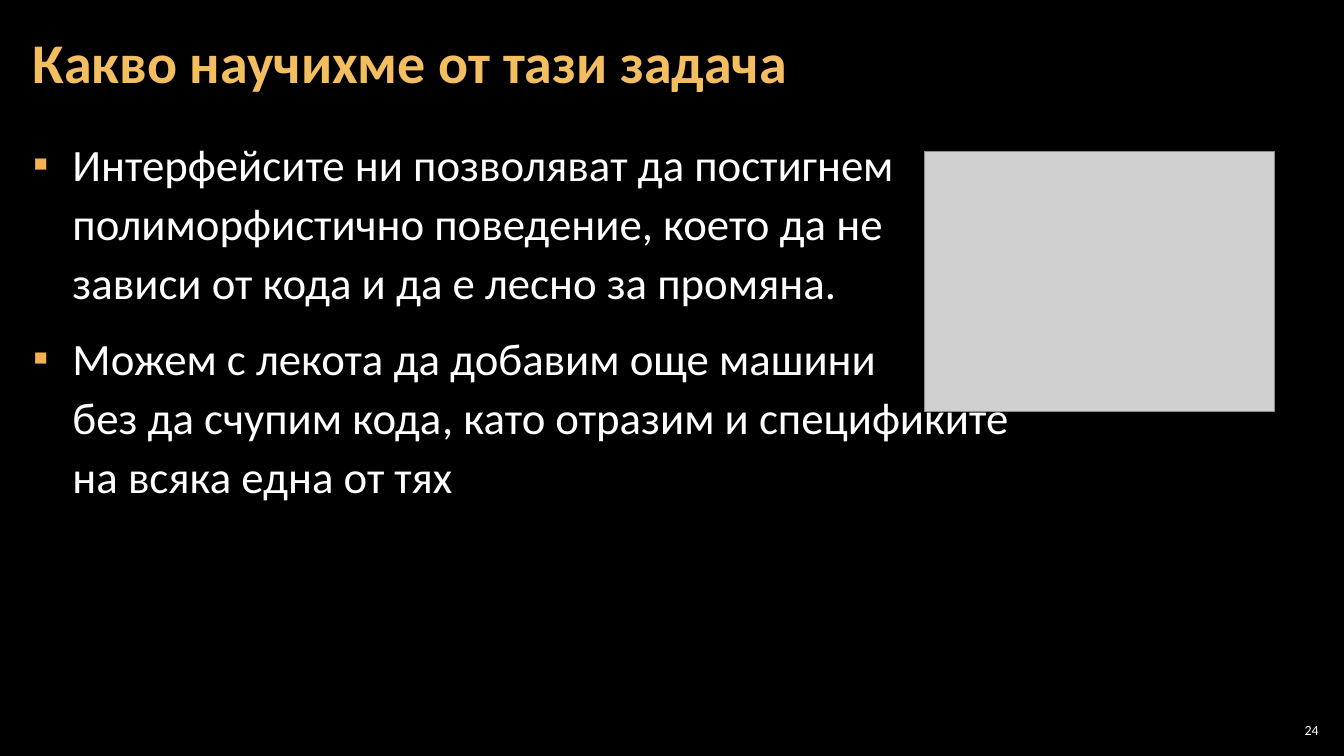
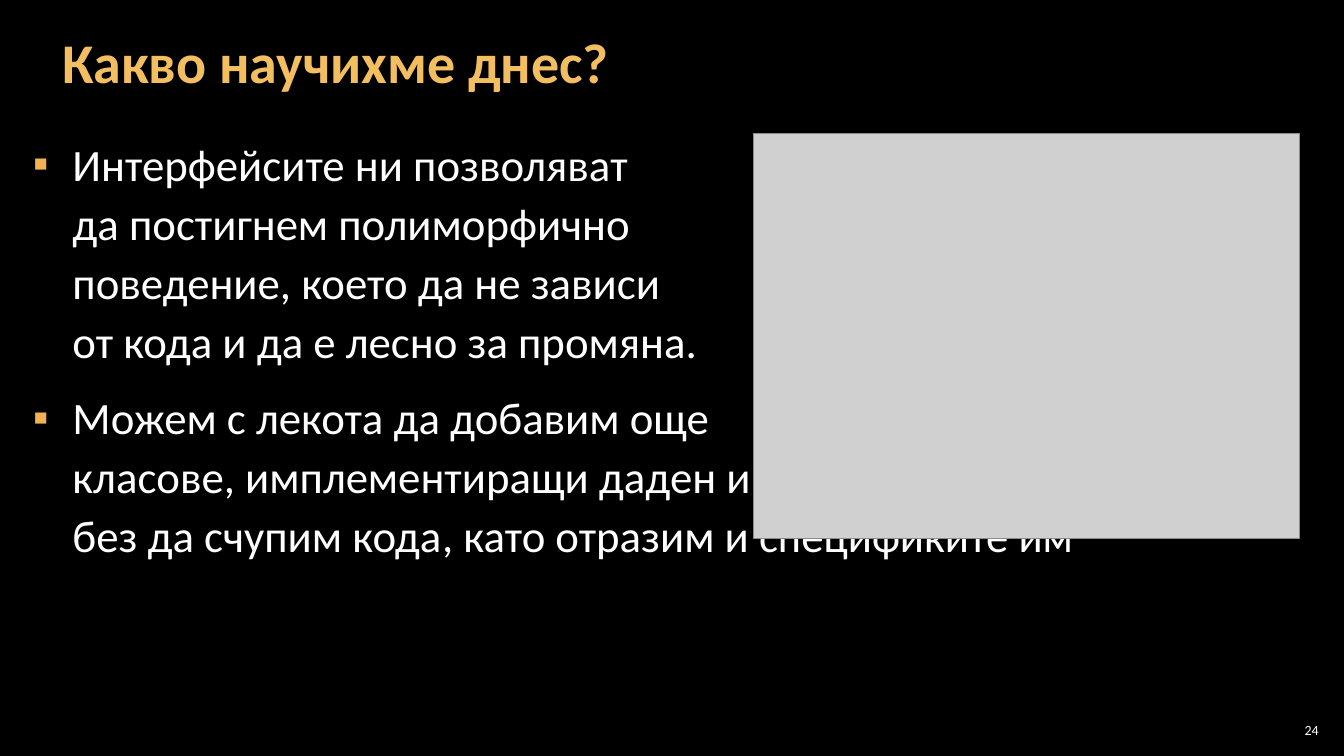
Before and after one commit to BG-IT-Edu/Free-Content, a slide deck: slide 24 of dmanolov/Информатика 11 клас, ПП (C#)/М1.Обектно-ориентирано проектиране и програмиране/07.Абстрактни класове и интерфейси/07.2.Интерфейси.pptx. Drawn at 1344x756 pixels with LibreOffice and Linux fonts; fonts in the diff are those of the drawing; grey boxes stand for pictures; background and template pictures are left out. Boxes give left, top, right and bottom in pixels: in the first picture for what was removed or moved away, otherwise in the second. Text is boxed around its words. In the diff, an @@ line names an element or a change of style, - is before the commit and + after.

```diff
--- a/dmanolov/Информатика 11 клас, ПП (C#)/М1.Обектно-ориентирано проектиране и програмиране/07.Абстрактни класове и интерфейси/07.2.Интерфейси.pptx
+++ b/dmanolov/Информатика 11 клас, ПП (C#)/М1.Обектно-ориентирано проектиране и програмиране/07.Абстрактни класове и интерфейси/07.2.Интерфейси.pptx
@@ title at [62, 44, 609, 92]: text changed @@
-Какво научихме от тази задача
+Какво научихме днес?
@@ picture: place and size @@
-picture at [924, 151, 1274, 411]
+picture at [753, 133, 1300, 538]
@@ text at [72, 150, 1073, 564]: text changed @@
-▪ Интерфейсите ни позволяват да постигнем
-  полиморфистично поведение, което да не
-  зависи от кода и да е лесно за промяна.
-▪ Можем с лекота да добавим още машини
-  без да счупим кода, като отразим и спецификите
-  на всяка една от тях
+▪ Интерфейсите ни позволяват
+  да постигнем полиморфично
+  поведение, което да не зависи
+  от кода и да е лесно за промяна.
+▪ Можем с лекота да добавим още
+  класове, имплементиращи даден интерфейс
+  без да счупим кода, като отразим и спецификите им
```
Also in this commit, not shown: 1 other slide changed, 1 slide added, 1 slide removed, 8 other files.
